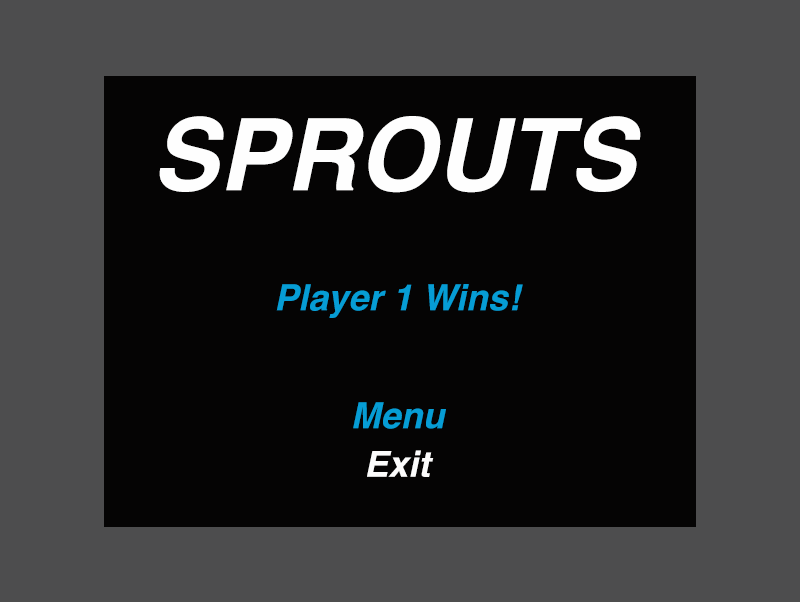
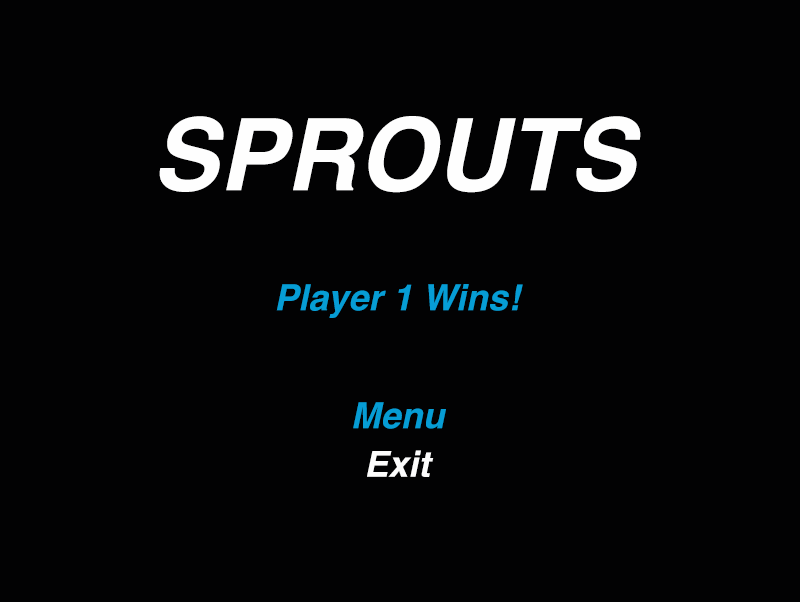
Comparing the layer stacks of the two 800x602 images. Changes:
removed layer "Layer 2" over left=104, top=76, right=696, bottom=527
"Layer 1": opacity 70% → 100% over left=0, top=0, right=800, bottom=602
